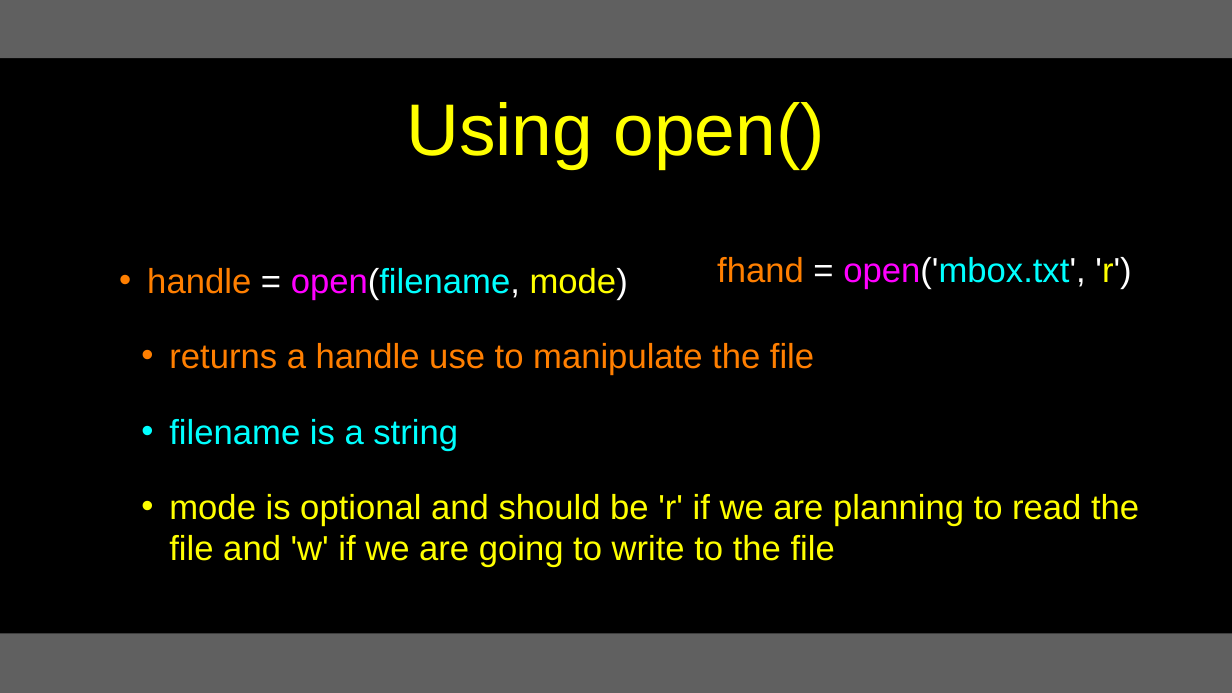
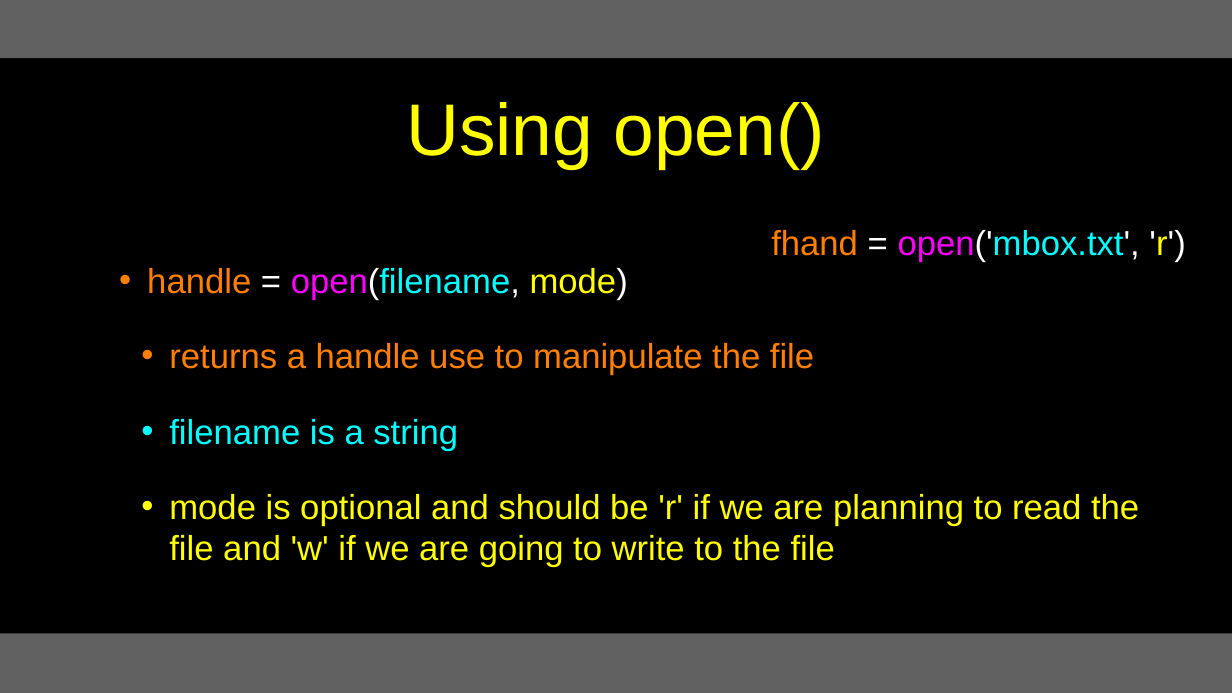
Before and after one commit to csev/py4e, a slide deck: slide 5 of lectures3/Pythonlearn-07-Files.pptx. Drawn at 1232x693 pixels with LibreOffice and Linux fonts; fonts in the diff are those of the drawing. Boxes give left, top, right and bottom in pixels: in the first picture for what was removed or moved away, otherwise in the second. Text is boxed around its words. In the diff, an @@ line names an element or a change of style, - is before the commit and + after.

```diff
--- a/lectures3/Pythonlearn-07-Files.pptx
+++ b/lectures3/Pythonlearn-07-Files.pptx
@@ text "fhand = open('mbox.txt', 'r')": place and size @@
-text "fhand = open('mbox.txt', 'r')" at bbox=[717, 257, 1131, 289]
+text "fhand = open('mbox.txt', 'r')" at bbox=[771, 230, 1185, 262]
```
Also in this commit, not shown: 20 other slides changed.
